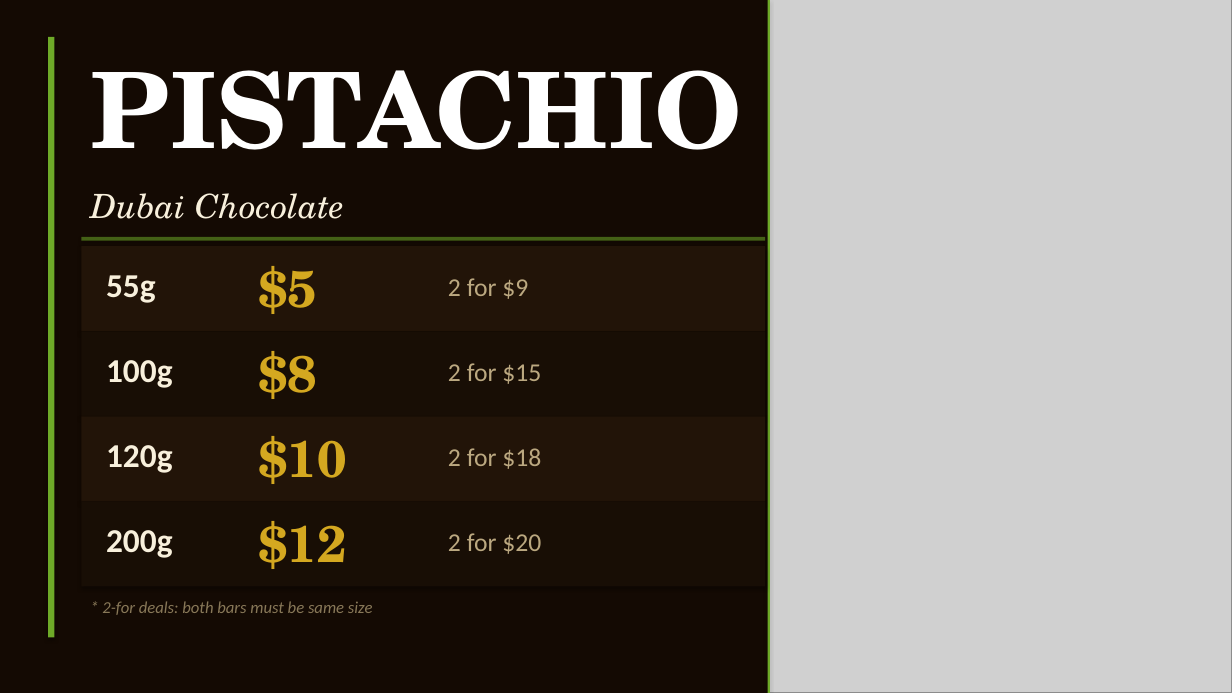
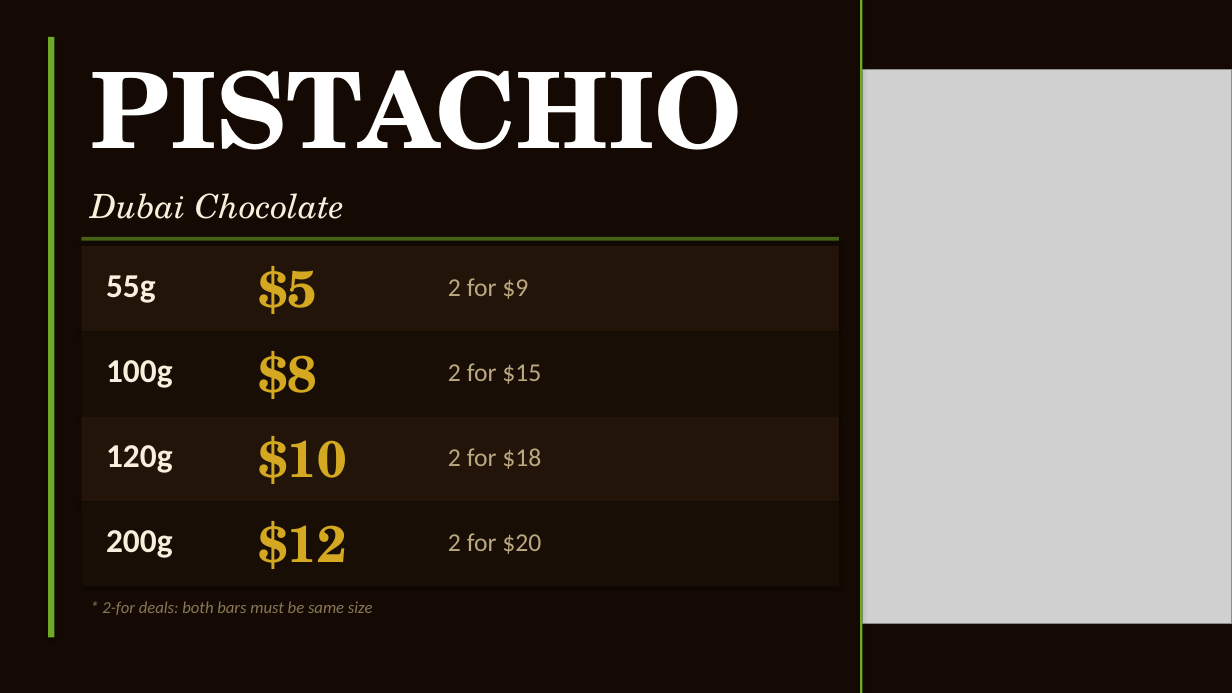
Before and after one commit to mnfadawi/hi, a slide deck: slide 2 of sahara-bites-fun-fair.pptx. Drawn at 1232x693 pixels with LibreOffice and Linux fonts; fonts in the diff are those of the drawing; grey boxes stand for pictures. Boxes give left, top, right and bottom in pixels: in the first picture for what was removed or moved away, otherwise in the second. Text is boxed around its words. In the diff, an @@ line names an element or a change of style, - is before the commit and + after.

```diff
--- a/sahara-bites-fun-fair.pptx
+++ b/sahara-bites-fun-fair.pptx
@@ rectangle: place and size @@
-rectangle at [768, 0, 771, 693]
+rectangle at [860, 0, 863, 693]
@@ picture: place and size @@
-picture at [770, 0, 1232, 693]
+picture at [862, 69, 1232, 624]
@@ rectangle: place and size @@
-rectangle at [81, 237, 765, 240]
+rectangle at [81, 237, 839, 240]
@@ rectangle: place and size @@
-rectangle at [81, 247, 765, 332]
+rectangle at [81, 247, 839, 332]
@@ rectangle: place and size @@
-rectangle at [81, 331, 765, 416]
+rectangle at [81, 331, 839, 416]
@@ rectangle: place and size @@
-rectangle at [81, 416, 765, 501]
+rectangle at [81, 416, 839, 501]
@@ rectangle: place and size @@
-rectangle at [81, 501, 765, 586]
+rectangle at [81, 501, 839, 586]
```
